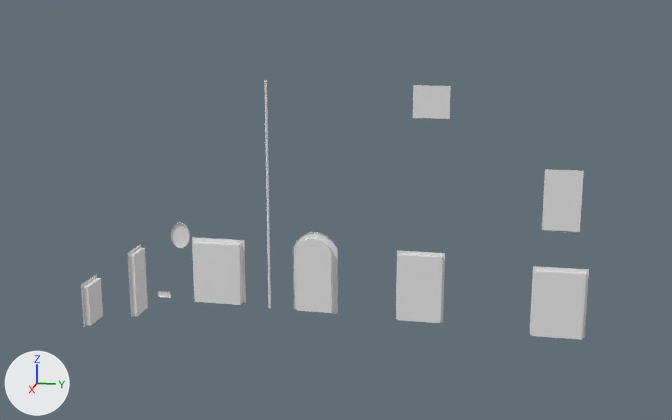
The Blender file Maps/Sardinia/Blender/Sardinia_Master.blend: old version first, new version second.
Before and after are seen from a 50 mm lens placed at (19.9, 83.7, 4.1), pointed at (-7.6, 78.2, -2.8). The axes (+X, +Y, +Z) are drawn at lower left. The lights are the same throughout.

The first picture shows 'Building8b.001'.
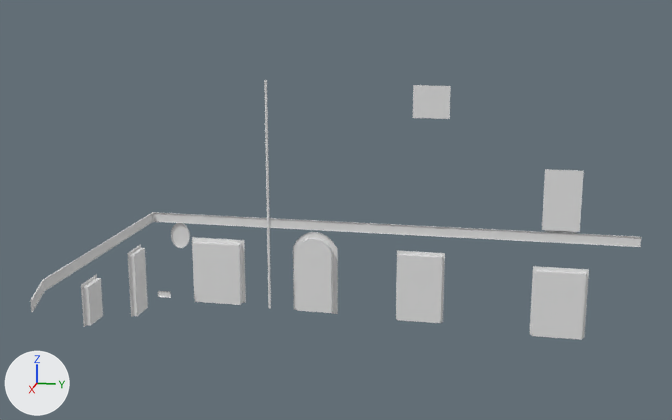
Boxes (x1, y1, x2, y2) around the edits, measured in the pictures (672 x 420 px):
```json
{"object": "Building8b.001", "change": "reshaped", "before": [81, 80, 589, 340], "after": [30, 80, 641, 340], "on screen": "20% wider"}
{"part": 1, "of": "me_building8b_001", "change": "added", "after": [30, 212, 641, 312]}
```

Scene script edits in JSON lines:
```json
{"block": "me_building8b_001", "where": "# used by ob_building8b_001; location = (0.0, 0.0, 0.0); rotation_euler = (1.571, 0.0, 0.0), in degrees (90, 0, 0)"}
{"op": "remove", "block": "me_building8b_001", "code": "me_building8b_001.from_pydata(...)  # 272 vertices, 165 faces; spans x -12.6..-6.3, y -8.3..0.6, z -86.2..-70.1"}
{"op": "add", "block": "me_building8b_001", "code": "me_building8b_001.from_pydata(...)  # 348 vertices, 208 faces; spans x -12.6..-2.4, y -8.3..0.6, z -87.9..-70.1"}
{"block": "me_building8b_001", "change": "me_building8b_001 part 1: a new loose piece of 28 vertices spanning x -12.5..-2.4, y -4.8..-4.4, z -87.9..-70.1"}
```
